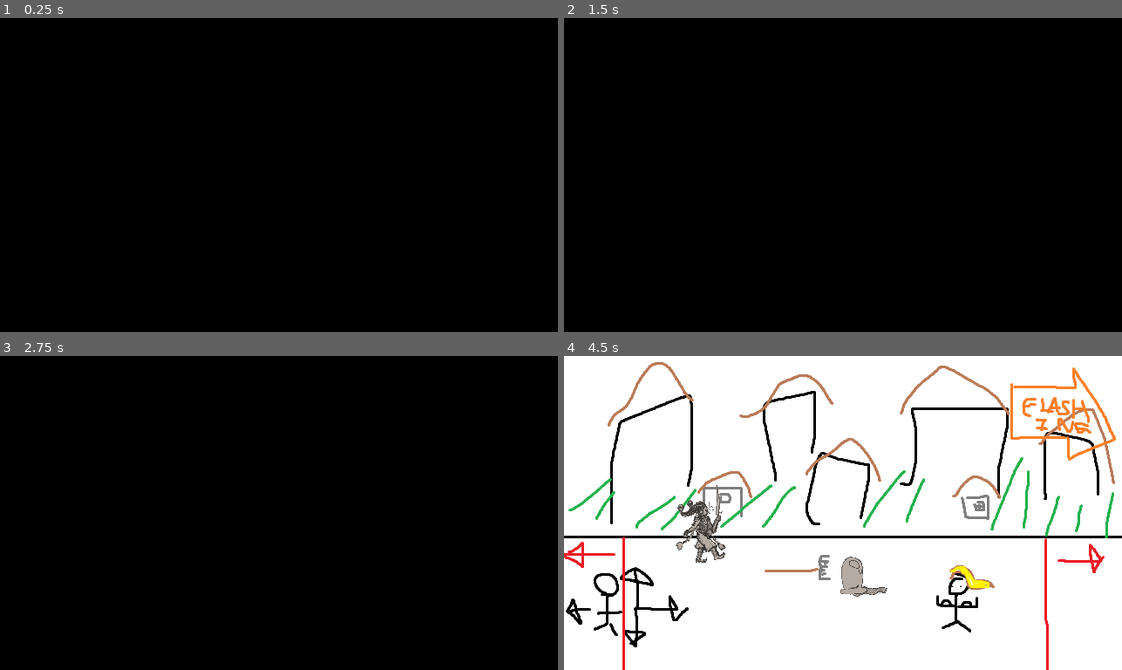
Above: before the commit, frames 1-4 (two rows, left to right).
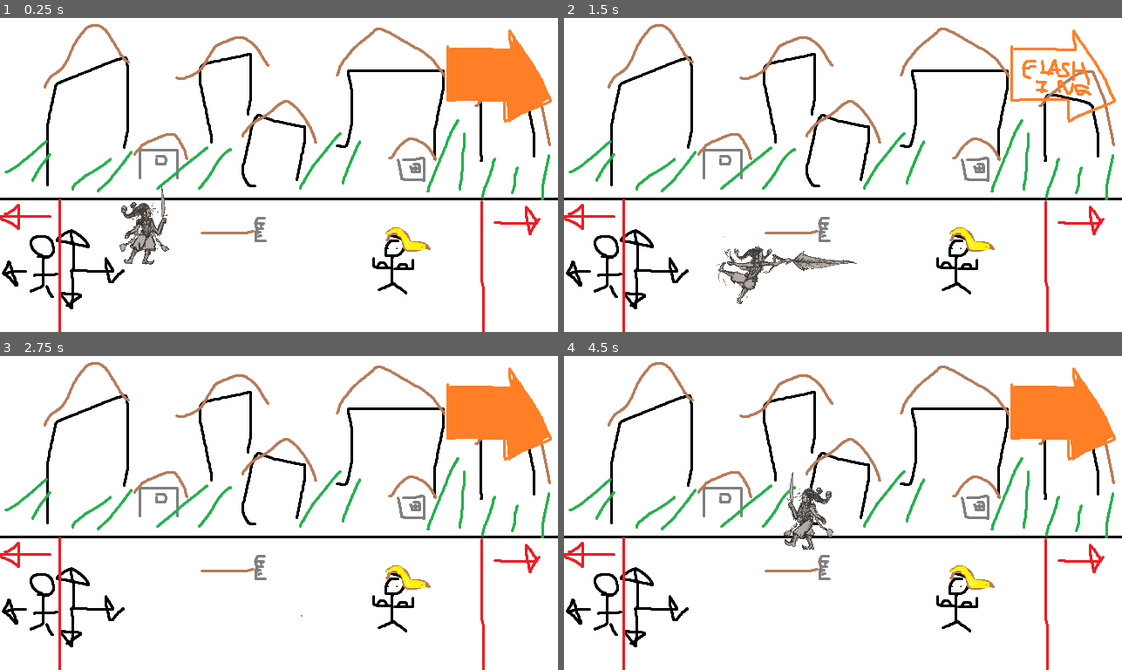
Above: after the commit, the same moments.

Repository: danielday-dev/UOP-GGJ-2024
Game: Godot game, scene res://Scenes/Stage1.tscn
The game is run twice, just before and just after one commit, with the same random seed, the same clock (stepped at 60 frames per second) and the same inputs. Before the commit the project starts from res://Scenes/SplashScreen.tscn.
Inputs:
- Up to frame 1 (0.25 s): no input
- Up to frame 2 (1.5 s): tap Enter at 0.5 s; hold D (move_right) 0.53-1.28 s; hold K (beans) 0.53-1.28 s; hold S (move_down) from 1.28 s (still down); tap U (attack1) at 1.35 s
- Up to frame 3 (2.75 s): tap K (beans) at 1.55, 2.3 s; release S (move_down) at 2.03 s; hold D (move_right) from 2.03 s (still down); hold I (attack2) from 2.03 s (still down)
- Up to frame 4 (4.5 s): tap Space at 2.75 s; release D (move_right) at 2.78 s; release I (attack2) at 2.78 s; hold W (move_up) 2.78-3.53 s; tap K (beans) at 2.85, 3.8, 4.35 s; hold J (dodge) 3.53-4.28 s; hold A (move_left) from 3.53 s (still down)

The runs differ from the first frame. In frame 1, 97% of the frame differs, in the area x 0-100%, y 0-100%; in frame 2, 97%; in frame 3, 97%; in frame 4, 4.5%.

Commit message:
final commit of the day (3)

Diff:
--- a/Prefabs/Enemy.tscn
+++ b/Prefabs/Enemy.tscn
@@ -37,14 +37,14 @@
 [node name="Sprite" type="AnimatedSprite2D" parent="."]
 texture_filter = 1
 sprite_frames = SubResource("SpriteFrames_peagi")
-animation = &"idle"
+animation = &"moving"
 
 [node name="Collider_Body" type="CollisionShape2D" parent="."]
 shape = SubResource("CapsuleShape2D_2ac44")
 
 [node name="EnemyHitbox" type="Area2D" parent="."]
-collision_layer = 256
-collision_mask = 256
+collision_layer = 128
+collision_mask = 0
 
 [node name="HitboxCollider" type="CollisionShape2D" parent="EnemyHitbox"]
 position = Vector2(0, 1)
--- a/Prefabs/Player.tscn
+++ b/Prefabs/Player.tscn
@@ -64,7 +64,7 @@
 size = Vector2(59, 33)
 
 [node name="Player" type="CharacterBody2D"]
-collision_layer = 8388608
+collision_layer = 8388610
 collision_mask = 8388609
 script = ExtResource("1_5tybj")
 
@@ -79,6 +79,8 @@
 shape = SubResource("CapsuleShape2D_65r7v")
 
 [node name="Hitbox" type="Area2D" parent="."]
+collision_layer = 32
+collision_mask = 0
 
 [node name="HitboxCollider" type="CollisionShape2D" parent="Hitbox"]
 position = Vector2(0, 0.625)
@@ -86,6 +88,8 @@
 
 [node name="LightFeatherHurtbox" type="Area2D" parent="."]
 visible = false
+collision_layer = 0
+collision_mask = 128
 monitorable = false
 
 [node name="HurtboxCollider" type="CollisionShape2D" parent="LightFeatherHurtbox"]
@@ -94,6 +98,8 @@
 
 [node name="HeavyFeatherHurtbox" type="Area2D" parent="."]
 visible = false
+collision_layer = 0
+collision_mask = 128
 monitorable = false
 
 [node name="HurtboxCollider" type="CollisionShape2D" parent="HeavyFeatherHurtbox"]
--- a/Prefabs/Slime.tscn
+++ b/Prefabs/Slime.tscn
@@ -71,12 +71,16 @@
 shape = SubResource("CapsuleShape2D_xnljt")
 
 [node name="Hitbox" type="Area2D" parent="."]
+collision_layer = 128
+collision_mask = 0
 
 [node name="HitboxCollider" type="CollisionShape2D" parent="Hitbox"]
 position = Vector2(0, 0.625)
 shape = SubResource("RectangleShape2D_8yvex")
 
 [node name="Yom" type="Area2D" parent="."]
+collision_layer = 0
+collision_mask = 32
 monitorable = false
 
 [node name="HurtboxCollider" type="CollisionShape2D" parent="Yom"]
--- /dev/null
+++ b/Prefabs/WaveBoundary.tscn
@@ -0,0 +1,21 @@
+[gd_scene load_steps=3 format=3 uid="uid://8h7fobbv051y"]
+
+[ext_resource type="Script" path="res://Source/WaveBoundary.gd" id="1_jrhp4"]
+
+[sub_resource type="RectangleShape2D" id="RectangleShape2D_8akpb"]
+size = Vector2(238, 143)
+
+[node name="WaveBoundary" type="Area2D"]
+collision_layer = 0
+collision_mask = 2
+script = ExtResource("1_jrhp4")
+
+[node name="CollisionShape2D" type="CollisionShape2D" parent="."]
+position = Vector2(462, 97)
+shape = SubResource("RectangleShape2D_8akpb")
+
+[node name="mobSpawnTimer" type="Timer" parent="."]
+wait_time = 2.0
+
+[connection signal="body_entered" from="." to="." method="_on_body_entered"]
+[connection signal="timeout" from="mobSpawnTimer" to="." method="_on_mob_spawn_timer_timeout"]
--- a/Scenes/Stage1.tscn
+++ b/Scenes/Stage1.tscn
@@ -1,10 +1,11 @@
-[gd_scene load_steps=9 format=3 uid="uid://dinv8peksev2j"]
+[gd_scene load_steps=10 format=3 uid="uid://dinv8peksev2j"]
 
 [ext_resource type="PackedScene" uid="uid://w0vu14krjed8" path="res://Prefabs/Player.tscn" id="1_qlw6n"]
 [ext_resource type="Script" path="res://Source/Stage1.gd" id="1_rrbid"]
 [ext_resource type="Script" path="res://Source/Camera.gd" id="3_lx5w6"]
 [ext_resource type="Texture2D" uid="uid://670hufup76d2" path="res://Resources/Streetgame game screen.png" id="3_phe7c"]
 [ext_resource type="PackedScene" uid="uid://ookmlec53d3y" path="res://Prefabs/Slime.tscn" id="5_6vdjg"]
+[ext_resource type="PackedScene" uid="uid://8h7fobbv051y" path="res://Prefabs/WaveBoundary.tscn" id="5_uywg0"]
 
 [sub_resource type="WorldBoundaryShape2D" id="WorldBoundaryShape2D_1p385"]
 distance = -0.999969
@@ -75,12 +76,27 @@
 rotation = 1.5708
 shape = SubResource("WorldBoundaryShape2D_1p385")
 
-[node name="mobs" type="Node2D" parent="."]
+[node name="WaveBoundary" parent="." instance=ExtResource("5_uywg0")]
+position = Vector2(-14, 6)
 
-[node name="mobSpawnTimer" type="Timer" parent="mobs"]
+[node name="Node2D" type="Node2D" parent="WaveBoundary"]
 
-[node name="Slime" parent="mobs" instance=ExtResource("5_6vdjg")]
-position = Vector2(65, 97)
+[node name="Slime" parent="WaveBoundary/Node2D" instance=ExtResource("5_6vdjg")]
+position = Vector2(464, 122)
+collision_layer = 0
+
+[node name="Slime2" parent="WaveBoundary/Node2D" instance=ExtResource("5_6vdjg")]
+position = Vector2(646, 129)
+collision_layer = 0
+
+[node name="Node2D2" type="Node2D" parent="WaveBoundary"]
+
+[node name="Slime" parent="WaveBoundary/Node2D2" instance=ExtResource("5_6vdjg")]
+position = Vector2(394, 67)
+collision_layer = 0
+
+[node name="Slime2" parent="WaveBoundary/Node2D2" instance=ExtResource("5_6vdjg")]
+position = Vector2(608, 79)
 collision_layer = 0
 
 [connection signal="timeout" from="Camera/GIANTORANGEARROW/ArrowTimer" to="Camera" method="_on_arrow_timer_timeout"]
--- a/Source/Enemy.gd
+++ b/Source/Enemy.gd
@@ -6,8 +6,11 @@
 @export var SPEED:float = 50
 @export var momentumDampening:float = 40
 @export var Attacks : Array[AttackInfo]
-var minimumDistanceFromPlayer = 80
+@export var minimumDistanceFromPlayer = 80
+@export_category("Combat Stats")
+@export var maxHealth: float = 100;
 
+var currentHealth :float = maxHealth;
 enum EnemyState{
 	Grounded,
 	Airborne,
@@ -27,13 +30,13 @@
 func _physics_process(delta):
 	var movement : Vector2
 
-	var distanceFromPlayer = position.distance_to(player.get_position())
+	var distanceFromPlayer : float = ((position - player.position) * Vector2(1, 4)).length()
 
 	if minimumDistanceFromPlayer <= distanceFromPlayer:
 		movement = position.direction_to(player.position)
 	else:
 		movement = Vector2.ZERO
-	var moveMultiplier = 0
+	var moveMultiplier : float = 0
 
 	# enemy attacks player when in range of attack
 	var jump :bool = false #########
@@ -75,6 +78,8 @@
 	else:
 		velocity = velocity.move_toward(Vector2.ZERO, SPEED * delta * momentumDampening)
 
+	changeDirection(movement)
+
 	move_and_slide()
 
 func setAnimation(animation):
@@ -83,3 +88,12 @@
 
 func animationEnded():
 	return $Sprite.frame_progress >= 1.0
+
+var isFlipped : bool = false
+func changeDirection(movement):
+	var direction = sign(movement.x)
+	var shouldBeFlipped :bool = direction == -1
+
+	if direction and shouldBeFlipped != isFlipped:
+		scale.x = -1
+		isFlipped = shouldBeFlipped
--- a/Source/Player.gd
+++ b/Source/Player.gd
@@ -3,6 +3,13 @@
 
 @export var SPEED: float = 300.0;
 @export var momentumDampening :float = 40;
+@export_category("Combat Stats")
+@export var maxHealth: float = 100;
+var currentHealth :float = maxHealth;
+@export var lightDamage : float = 20;
+@export var heavyDamage : float = 40;
+@export var beansHeal : float = 50;
+@export var numBeans : int = 3;
 
 enum PlayerState{
 	Grounded,
@@ -90,6 +97,8 @@
 	else:
 		velocity = velocity.move_toward(Vector2.ZERO, SPEED * delta * momentumDampening)
 
+	changeDirection(movement)
+
 	move_and_slide()
 
 func setAnimation(animation):
@@ -98,3 +107,12 @@
 
 func animationEnded():
 	return $Sprite.frame_progress >= 1.0
+
+var isFlipped : bool = false
+func changeDirection(movement):
+	var direction = sign(movement.x)
+	var shouldBeFlipped :bool = direction == -1
+
+	if direction and shouldBeFlipped != isFlipped:
+		scale.x = -1
+		isFlipped = shouldBeFlipped
--- /dev/null
+++ b/Source/WaveBoundary.gd
@@ -0,0 +1,25 @@
+extends Area2D
+
+var children
+# Called when the node enters the scene tree for the first time.
+func _ready():
+	children = get_children()
+	for child in children:
+		if !(child is Timer) and !(child is CollisionShape2D):
+			child.hide()
+			child.set_process(false)
+
+# Called every frame. 'delta' is the elapsed time since the previous frame.
+func _process(delta):
+	pass
+
+func _on_body_entered(body):
+	var tim = get_child(1)
+	tim.start()
+
+func _on_mob_spawn_timer_timeout():
+	for child in children:
+		if !(child is Timer) and !child.visible:
+			child.set_process(true)
+			child.show()
+			break;
--- a/project.godot
+++ b/project.godot
@@ -11,7 +11,7 @@
 [application]
 
 config/name="UOP-GGJ-2024"
-run/main_scene="res://Scenes/SplashScreen.tscn"
+run/main_scene="res://Scenes/Stage1.tscn"
 config/features=PackedStringArray("4.2", "GL Compatibility")
 
 [display]
@@ -69,6 +69,8 @@
 
 [layer_names]
 
+2d_physics/layer_6="Player Hitbox and Enemy Hurtbox"
+2d_physics/layer_8="Player Hurtbox and Enemy Hitbox"
 2d_physics/layer_24="camera"
 
 [rendering]
Not shown: 1 places in Scenes/SplashScreen.tscn that only renumber resources
